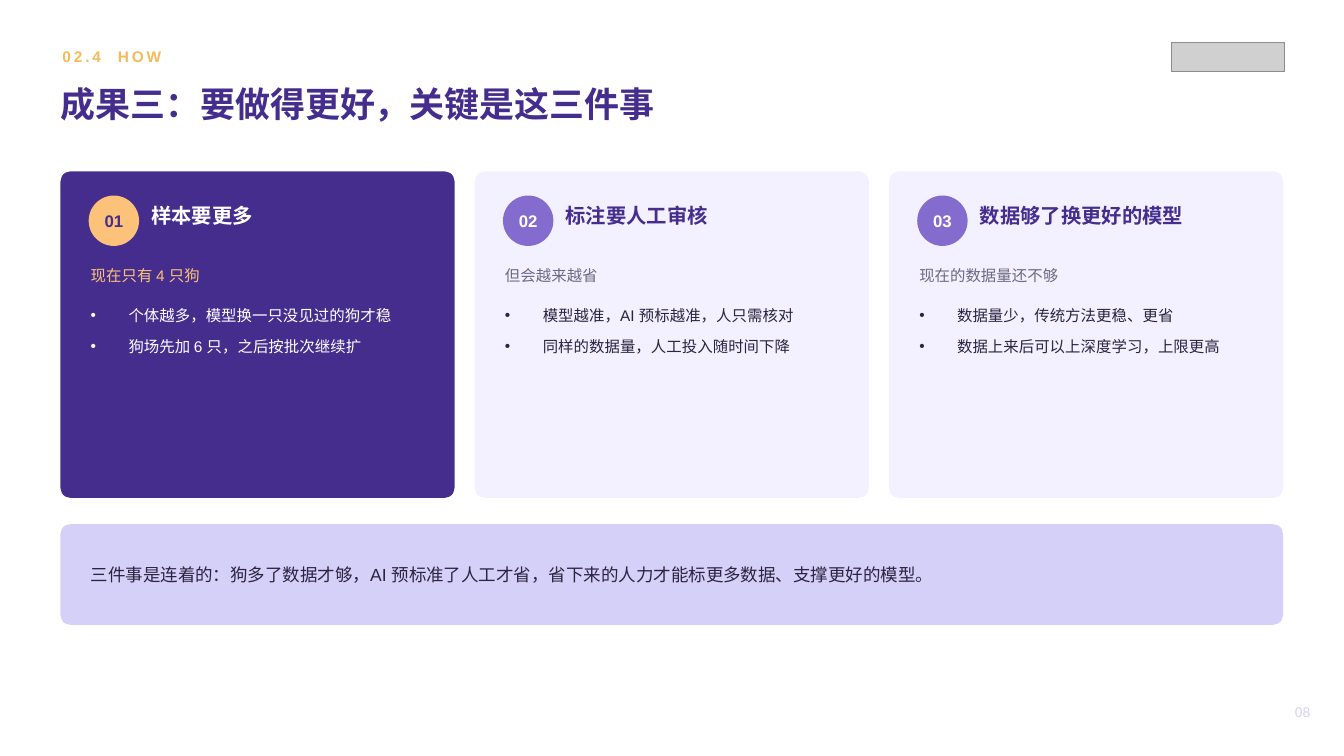
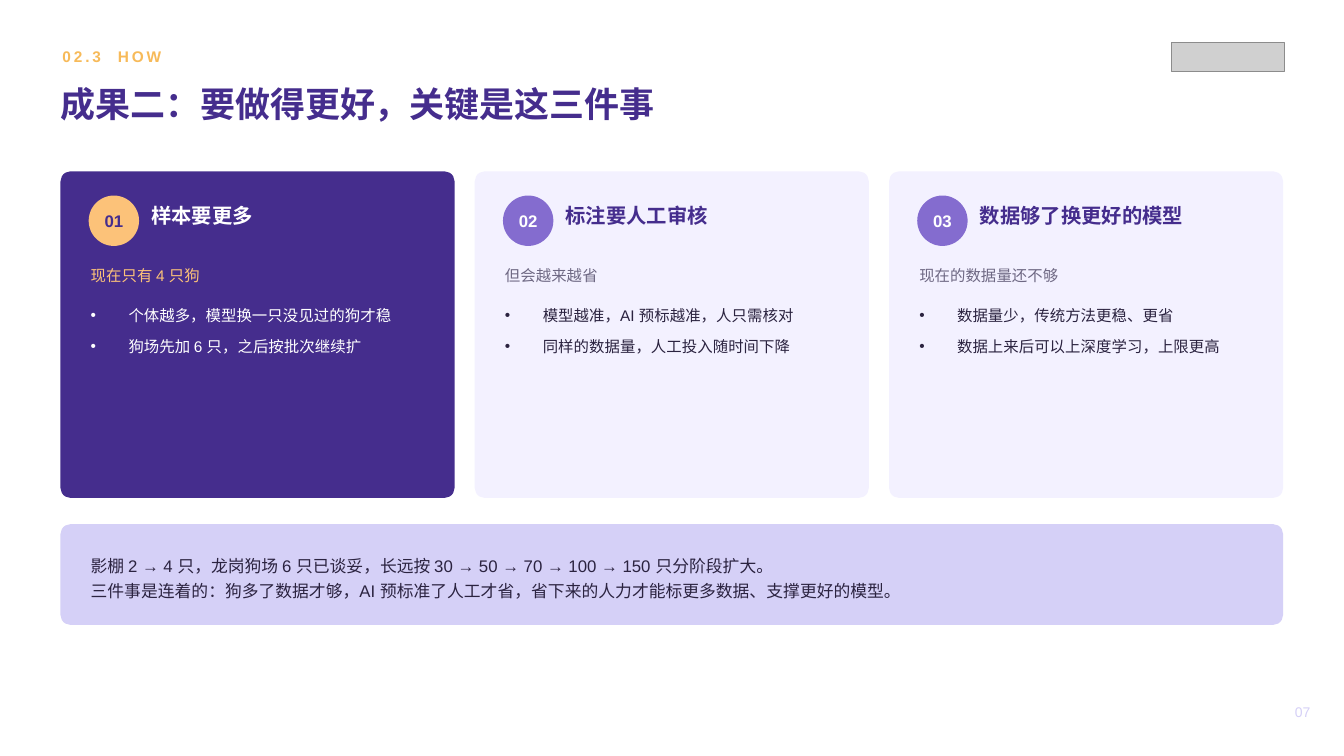
Before and after one commit to zhuyetuo/workplace_soft_skills, a slide deck: slide 7 of 转正述职/转正述职报告-Toky.pptx (slide 8 before the commit). Drawn at 1344x756 pixels with LibreOffice and Linux fonts; fonts in the diff are those of the drawing; grey boxes stand for pictures. Boxes give left, top, right and bottom in pixels: in the first picture for what was removed or moved away, otherwise in the second. Text is boxed around its words. In the diff, an @@ line names an element or a change of style, - is before the commit and + after.

```diff
--- a/转正述职/转正述职报告-Toky.pptx
+++ b/转正述职/转正述职报告-Toky.pptx
@@ text at (x1=62, y1=51, x2=161, y2=62): text changed @@
-02.4 HOW
+02.3 HOW
@@ text at (x1=60, y1=87, x2=654, y2=122): text changed @@
-成果三：要做得更好，关键是这三件事
+成果二：要做得更好，关键是这三件事
@@ text at (x1=91, y1=558, x2=774, y2=574): paragraph added @@
+影棚 2 → 4 只，龙岗狗场 6 只已谈妥，长远按 30 → 50 → 70 → 100 → 150 只分阶段扩大。
@@ text at (x1=91, y1=583, x2=901, y2=599): size 12.5 to 12 pt in "三件事是连着的：狗多了数据才够，AI 预标准了人工才省，省下来的人力才能标更多数据、支撑更好的模型。"; line spacing 1 to 1.25 @@
@@ text at (x1=1295, y1=708, x2=1311, y2=717): text changed @@
-08
+07
```
Also in this commit, not shown: 8 other slides changed, 4 slides removed, 2 other files.
